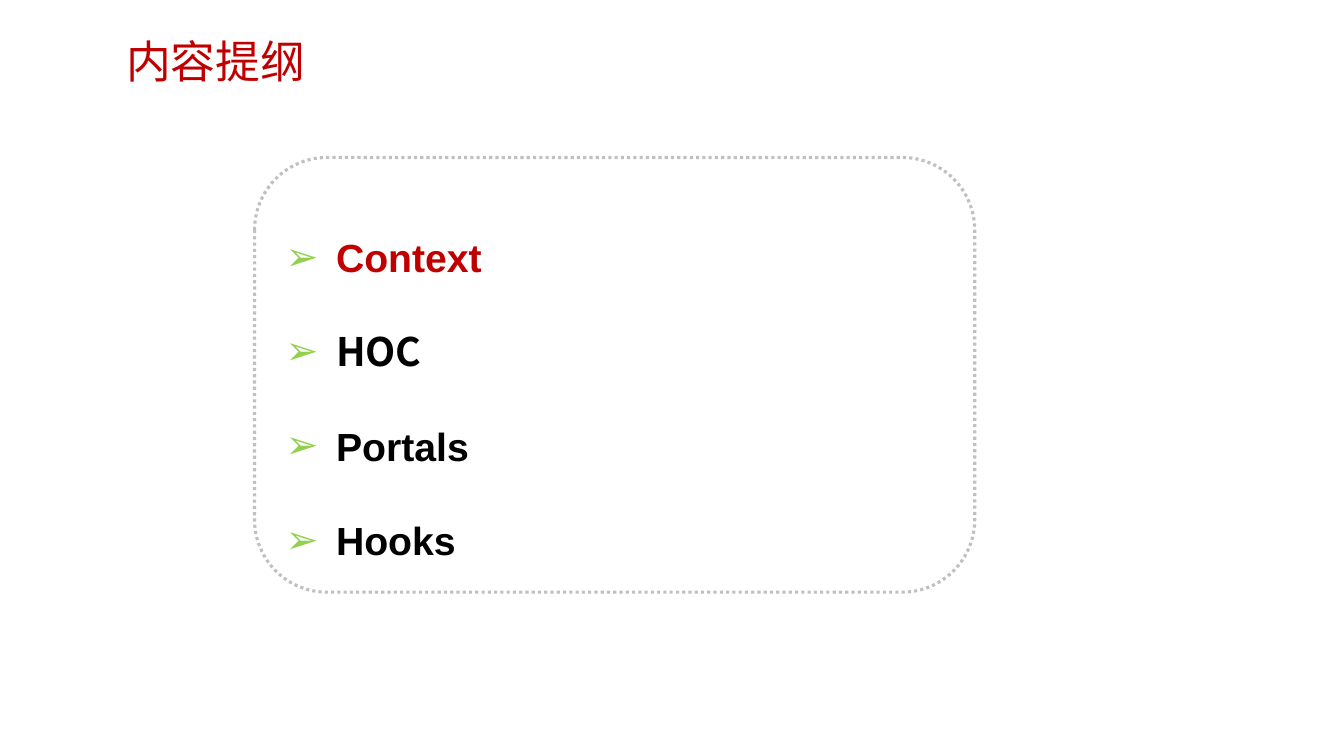
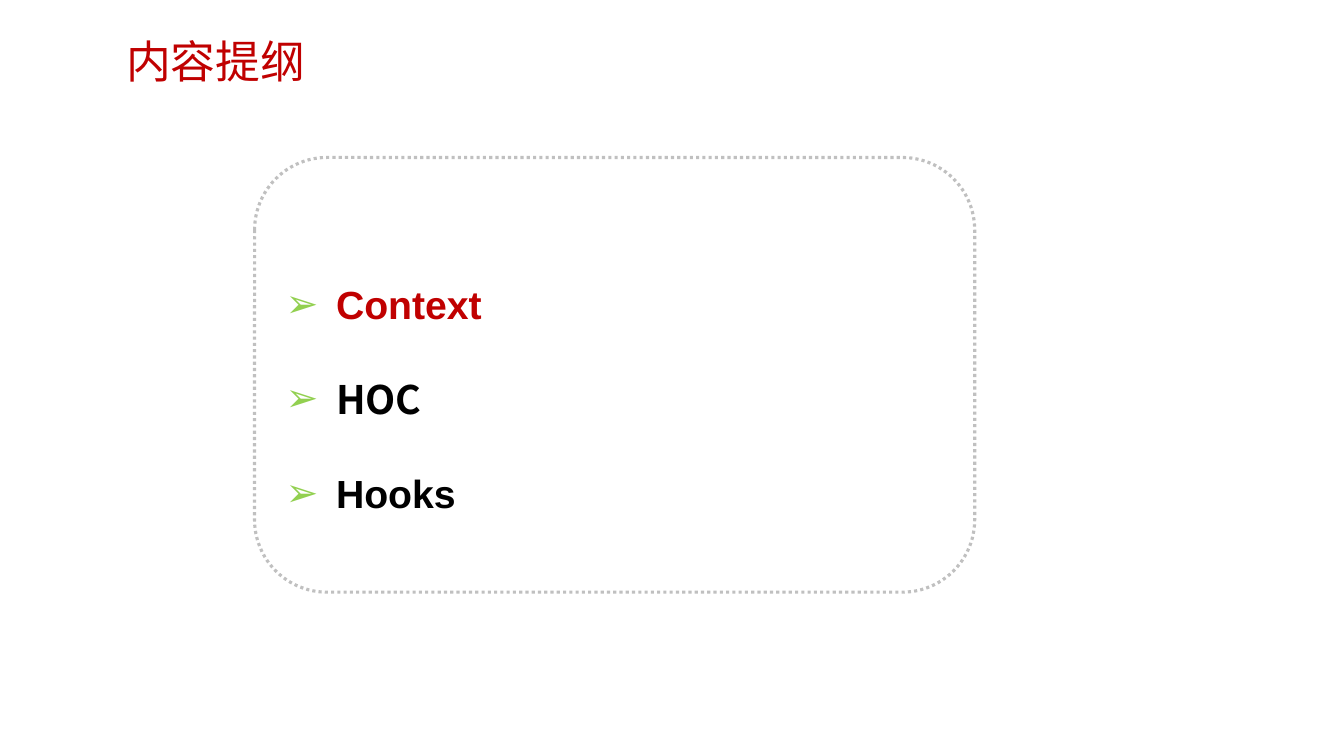
Before and after one commit to edu2act/course-react, a slide deck: slide 2 of materials/slides/ch04-Advanced Guides.pptx. Drawn at 1344x756 pixels with LibreOffice and Linux fonts; fonts in the diff are those of the drawing; background and template pictures are left out. Boxes give left, top, right and bottom in pixels: in the first picture for what was removed or moved away, otherwise in the second. Text is boxed around its words. In the diff, an @@ line names an element or a change of style, - is before the commit and + after.

```diff
--- a/materials/slides/ch04-Advanced Guides.pptx
+++ b/materials/slides/ch04-Advanced Guides.pptx
@@ text in rounded rectangle at [336,432,469,462]: paragraph removed @@
-➢ Portals
```
Also in this commit, not shown: 2 other slides changed, 2 slides removed, 47 other files.
